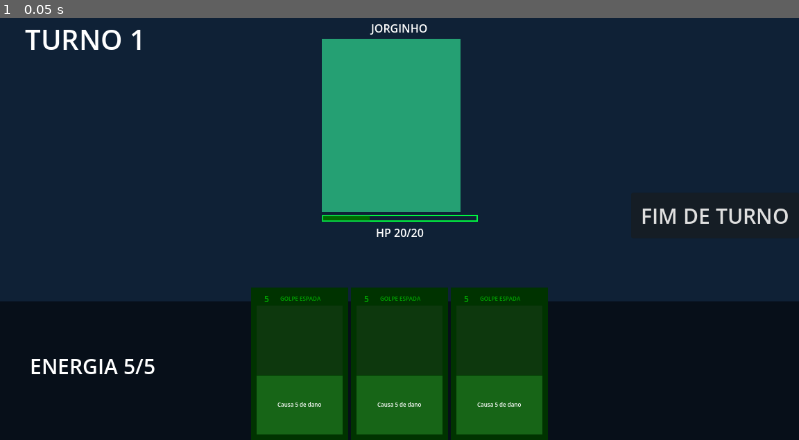
Above: before the commit, frame 1.
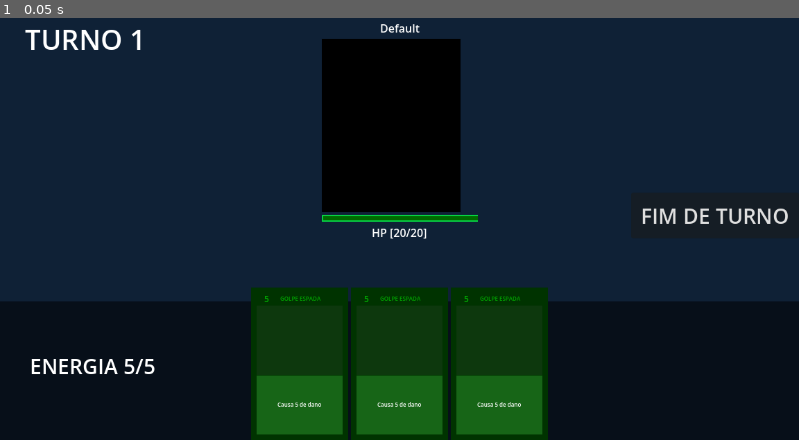
Above: after the commit, the same moment.

Repository: ericfr1tzenvalle/game-analytics-godot
Game: Godot game, scene res://combate.tscn
Same seed, same stepped clock (60 frames per second), same inputs: the game is played once before the commit and once after it. The project has no main scene, so this scene is started directly.
Inputs:
- Up to frame 1 (0.05 s): no input

The runs differ from the first frame. In frame 1, 7.5% of the frame differs, in the area x 40-60%, y 1-53%.
Error before the commit: Parse Error: Expected indented block after function declaration. (res://inimigo.gd:16)

Commit message:
feat: adicionar métodos essenciais para o inimigo.

Diff:
--- a/combate.tscn
+++ b/combate.tscn
@@ -140,11 +140,6 @@
 grow_horizontal = 2
 grow_vertical = 2
 script = ExtResource("4_cmmtb")
-dano = 5
-vida_max = 200
-defesa = 5
-textura_color = Color(0.59607846, 0, 0, 1)
-nome = "Dr Kabum"
 
 [node name="Conteudo" type="VBoxContainer" parent="Inimigo" unique_id=1012057761]
 custom_minimum_size = Vector2(200, 200)
--- a/inimigo.gd
+++ b/inimigo.gd
@@ -1,30 +1,62 @@
 class_name Enemy
 extends Control
-@export_category("Status")
-@export var dano: int
-var vida: int = vida_max
-@export var vida_max: int
-@export var defesa: int
-@export var textura_color: Color
-@export var nome: String = 'Default'
+@export_category("Stats")
+@export_range(1,1000) var damage: int = 3
+@export_range(1,1000) var max_health: int = 20
+var current_health: int
+@export var defense: int = 5
 
-@onready var textura_atual: ColorRect = $Conteudo/Textura
-@onready var barra_vida: ProgressBar = $Conteudo/BarraProgresso
-@onready var nome_inimigo: Label = $Conteudo/Nome
-@onready var texto_vida: Label = $Conteudo/Vida
-# Called when the node enters the scene tree for the first time.
+# for now, the enemy is represented by a solid color.
+# This will later be replaced with a texture or portrait.
+@export var texture_color: Color
+@export var enemy_name: String = 'Default'
+
+@onready var current_texture: ColorRect = $Conteudo/Textura
+@onready var health_bar: ProgressBar = $Conteudo/BarraProgresso
+@onready var name_label: Label = $Conteudo/Nome
+@onready var health_label: Label = $Conteudo/Vida
+
+# i been thinking to add a ID to identify instace of enemy if have more enemy to
+# defree()
+signal died()
+
 func _ready() -> void:
-
-"""
-Função para atualizar barra de vida
-"""
-func atualizar_vida():
-	barra_vida.max_value = vida_max
-	barra_vida.value = vida
+	initialize_enemy()
 
 
+func initialize_enemy() -> void:
+	current_health = max_health
+	name_label.text = enemy_name
+	current_texture.color = texture_color
+	update_health_display()
 
+func update_health_display() -> void:
+	health_bar.max_value = max_health
+	health_bar.value = current_health
+	health_label.text = 'HP [%d/%d]' % [current_health, max_health]
 
-# Called every frame. 'delta' is the elapsed time since the previous frame.
-func _process(delta: float) -> void:
-	pass
+func is_dead() -> bool:
+	return current_health <= 0
+
+func take_damage(amount: int) -> void:
+	if amount <= 0:
+		return
+	if is_dead():
+		return
+	var effective_damage: int = amount - defense
+	current_health -= maxi(0, effective_damage)
+	if current_health <= 0:
+		current_health = 0
+	update_health_display()
+	if is_dead():
+		died.emit()
+
+func heal(amount: int) -> void:
+	if amount <= 0:
+		return
+	if is_dead():
+		return
+	current_health += amount
+	if current_health > max_health:
+		current_health = max_health
+	update_health_display()
Not shown, changed: 01 - MVP.md
